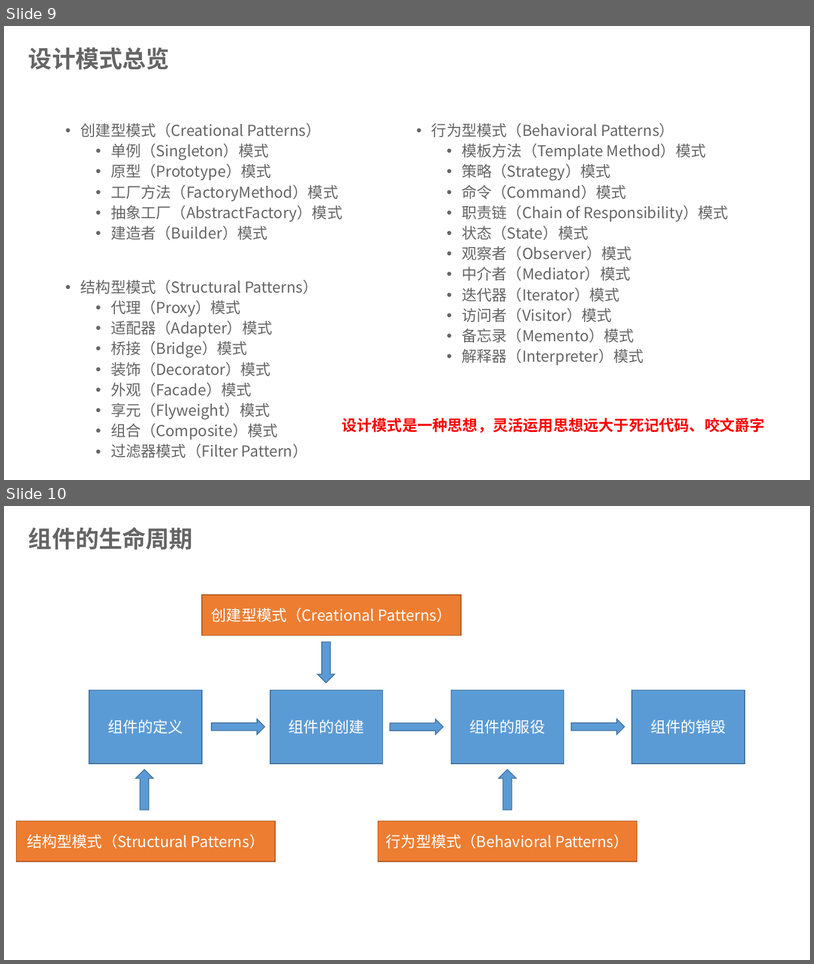
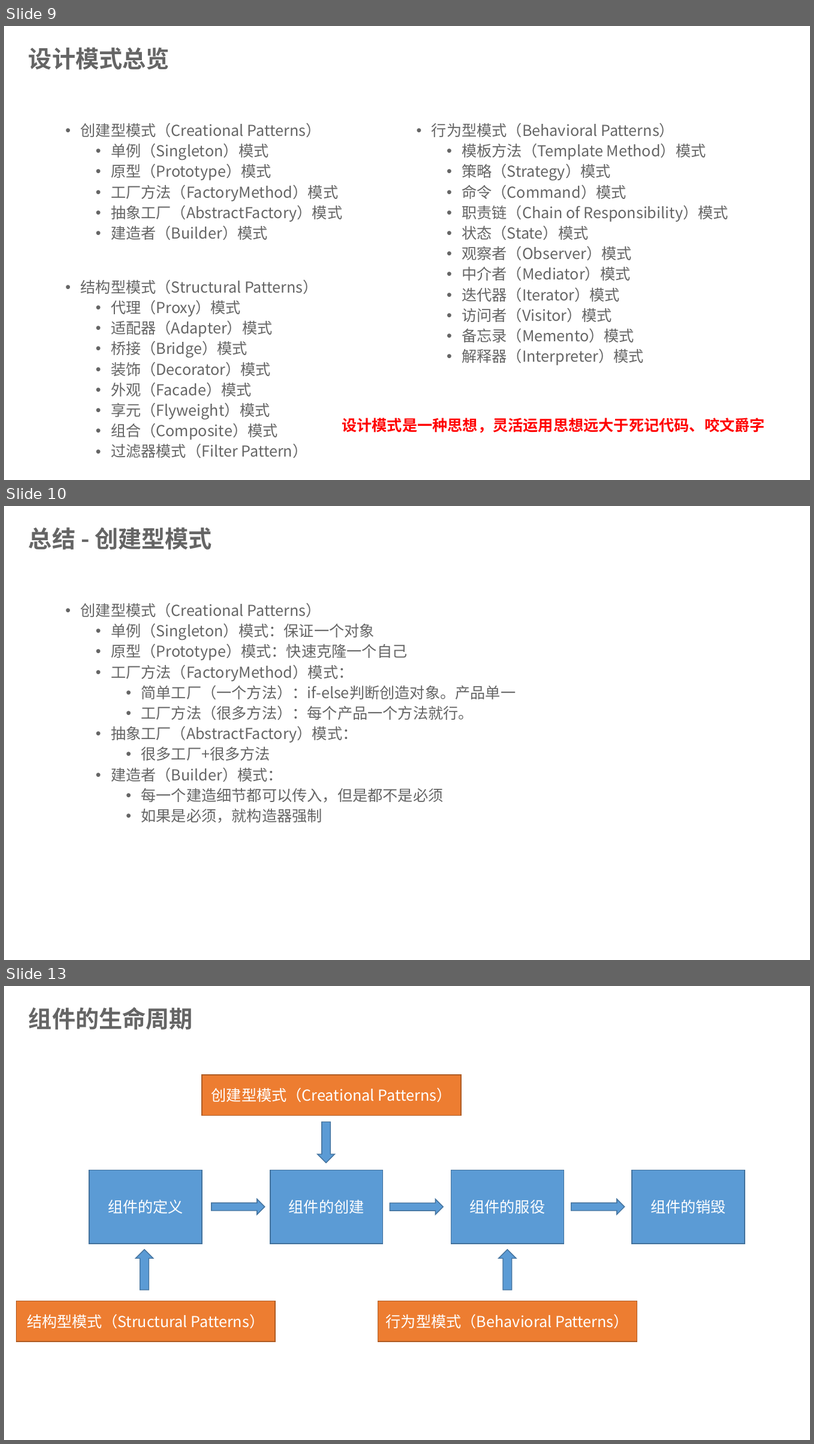
Before and after one commit to shuhongfan/design-patterns, a slide deck: 设计模式与框架源码.pptx. Shown one above the other, each under a label of ours: slides 9 and 10 before the commit, slides 9, 10 and 13 after it; the slides between them are not shown. The pictures are 814x964 and 814x1444 pixels, drawn with LibreOffice and Linux fonts; fonts in the diff are those of the drawing; background and template pictures are left out. Boxes give left, top, right and bottom in pixels: in the first picture for what was removed or moved away, otherwise in the second. Text is boxed around its words. In the diff, an @@ line names an element or a change of style, - is before the commit and + after.

Commit message:
ppt总结

```diff
--- a/设计模式与框架源码.pptx
+++ b/设计模式与框架源码.pptx
@@ slide 10 added at (4,506,810,960), background picture (left out) @@
@@ title added at (29,527,212,550), 28 pt, text #656565, bold @@
+总结 - 创建型模式
@@ text added at (81,603,516,823), 18 pt, text #656565 @@
+• 创建型模式（Creational Patterns）
+  • 单例（Singleton）模式：保证一个对象
+  • 原型（Prototype）模式：快速克隆一个自己
+  • 工厂方法（FactoryMethod）模式：
+    • 简单工厂（一个方法）：if-else判断创造对象。产品单一
+    • 工厂方法（很多方法）：每个产品一个方法就行。
+  • 抽象工厂（AbstractFactory）模式：
+    • 很多工厂+很多方法
+  • 建造者（Builder）模式：
+    • 每一个建造细节都可以传入，但是都不是必须
+    • 如果是必须，就构造器强制
@@ what was slide 10 is now slide 13 @@
```
Also in this commit, not shown: 2 other slides added, 1 other file.
